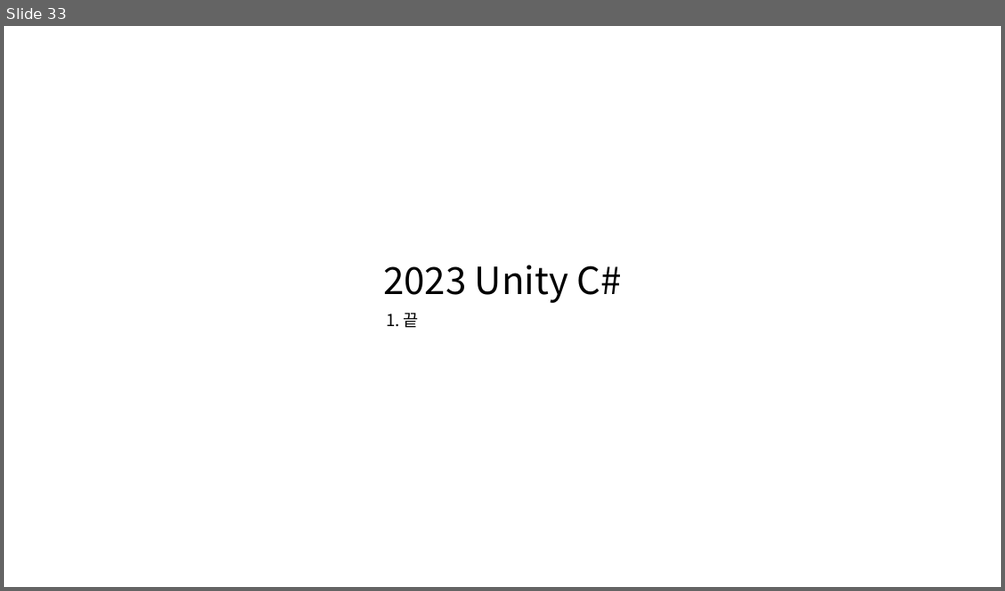
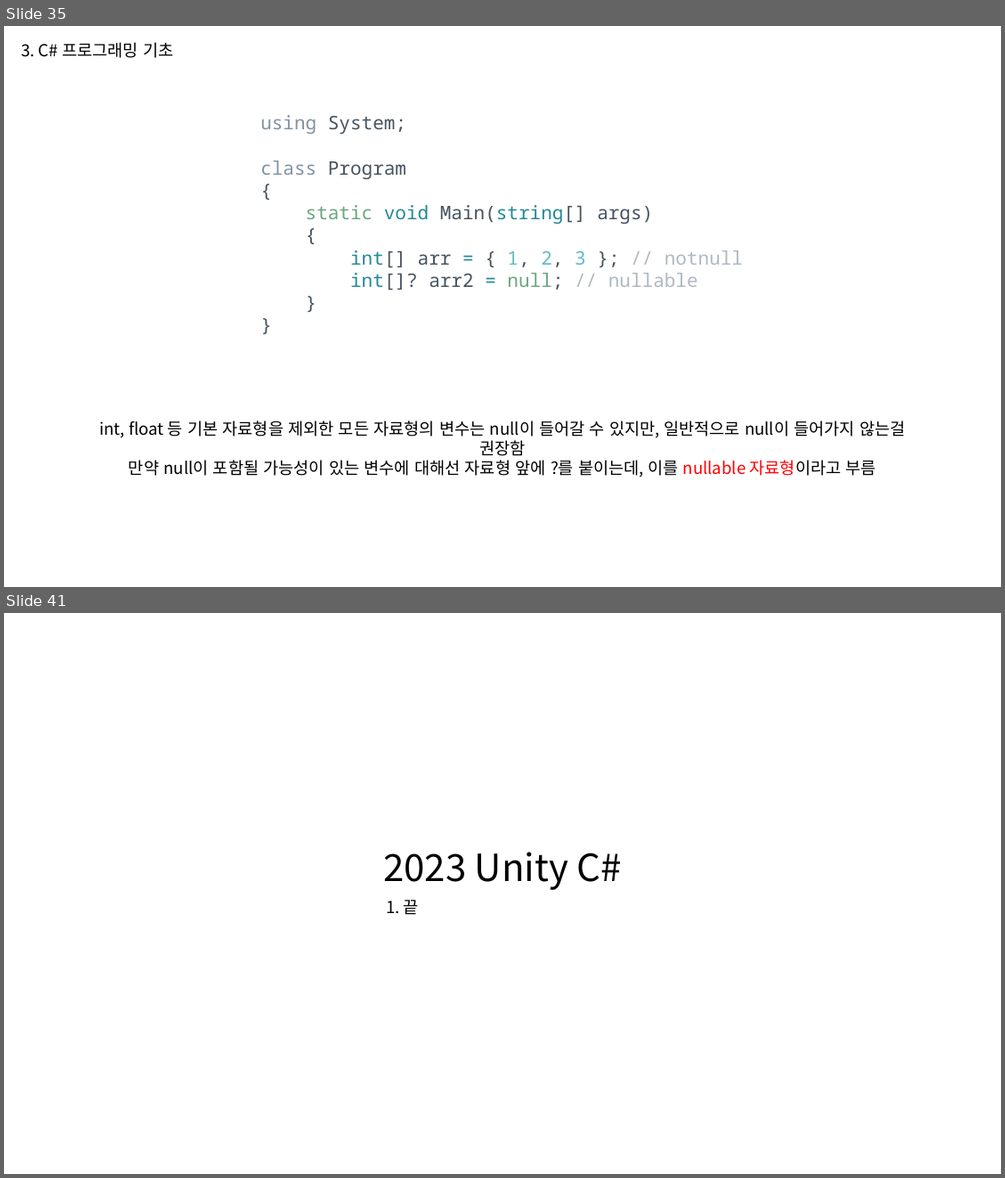
Before and after one commit to WooLyung/2023-Unity-CSharp, a slide deck: 1. C# 기초.pptx. Shown one above the other, each under a label of ours: slide 33 before the commit, slides 35 and 41 after it; the slides between them are not shown. The pictures are 1005x591 and 1005x1178 pixels, drawn with LibreOffice and Linux fonts; fonts in the diff are those of the drawing. Boxes give left, top, right and bottom in pixels: in the first picture for what was removed or moved away, otherwise in the second. Text is boxed around its words. In the diff, an @@ line names an element or a change of style, - is before the commit and + after.

```diff
--- a/1. C# 기초.pptx
+++ b/1. C# 기초.pptx
@@ slide 35 added at (x1=4, y1=26, x2=1001, y2=587), background #FFFFFF @@
@@ text added at (x1=21, y1=42, x2=173, y2=58), 16 pt, text #000000 @@
+3. C# 프로그래밍 기초
@@ text added at (x1=260, y1=115, x2=743, y2=290), 18 pt, text #465360 @@
+using System;
+class Program
+{
+static void Main(string[] args)
+{
+int[] arr = { 1, 2, 3 }; // notnull
+int[]? arr2 = null; // nullable
+}
+}
@@ text added at (x1=99, y1=420, x2=905, y2=475), 16 pt, text #000000 @@
+int, float 등 기본 자료형을 제외한 모든 자료형의 변수는 null이 들어갈 수 있지만, 일반적으로 null이 들어가지 않는걸 권장함
+만약 null이 포함될 가능성이 있는 변수에 대해선 자료형 앞에 ?를 붙이는데, 이를 nullable 자료형이라고 부름
@@ what was slide 33 is now slide 41 @@
```
Also in this commit, not shown: 10 slides changed, 7 other slides added.
